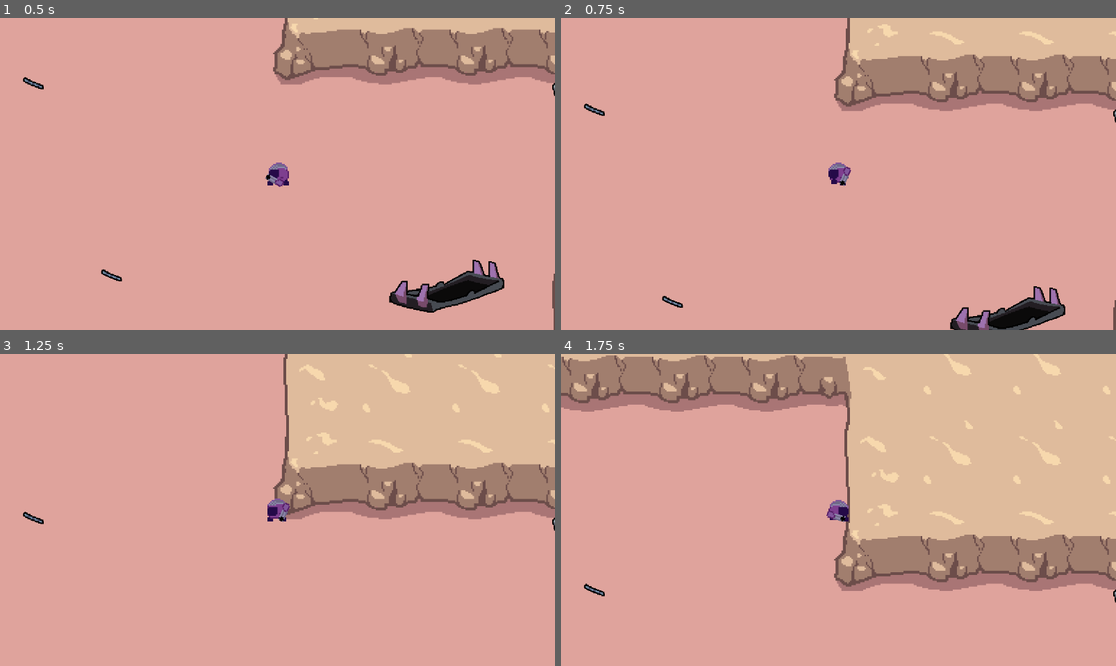
Above: before the commit, frames 1-4 (two rows, left to right).
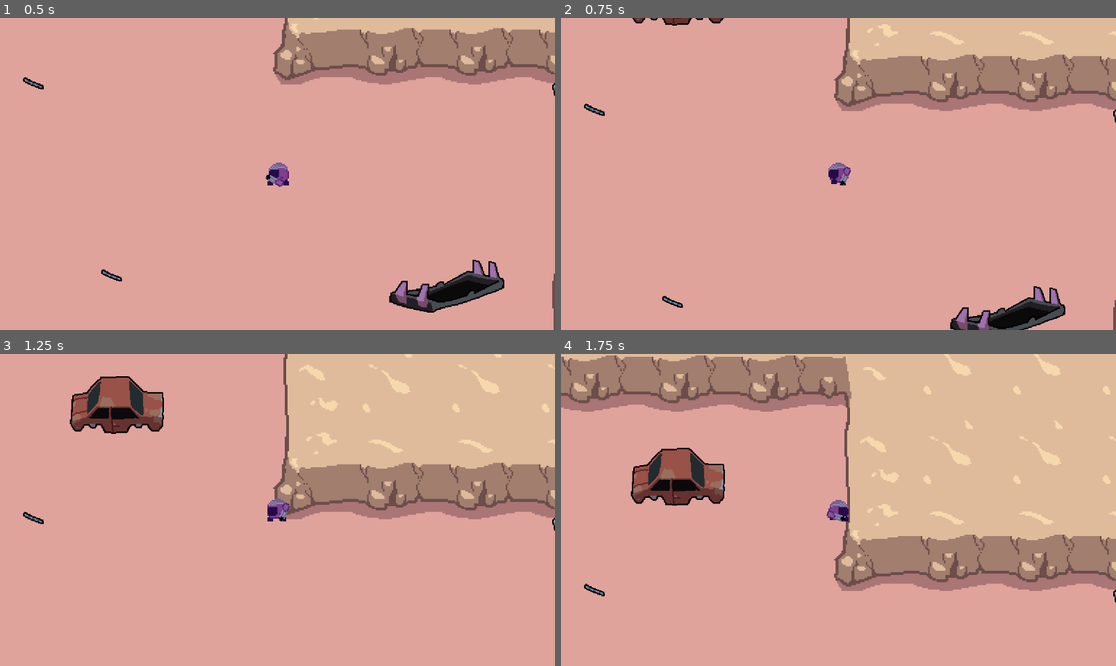
Above: after the commit, the same moments.

Repository: JeppeLindberg/goedware_game_jam_14_everything_is_a_resource
Game: Godot game, scene res://scenes/main.tscn
The game is run twice, just before and just after one commit, with the same random seed, the same clock (stepped at 60 frames per second) and the same inputs.
Inputs (mouse positions are in pixels of both pictures, inside the frame that each line leads up to):
- Up to frame 1 (0.5 s): no input
- Up to frame 2 (0.75 s): tap Enter at 0.5 s; move the mouse to (810, 236) at 0.52 s; press the mouse at (810, 236) at 0.53 s; hold W (move_up) from 0.53 s (still down)
- Up to frame 3 (1.25 s): keep holding W (move_up)
- Up to frame 4 (1.75 s): keep holding W (move_up); move the mouse to (1005, 556) at 1.27 s; release the mouse at (1005, 556) at 1.28 s; click (1005, 556) at 1.35 s

Frame 1 is identical in both runs. In frame 2, 0.2% of the frame differs, in the area x 12-30%, y 0-3%; in frame 3, 2.4%, in the area x 12-30%, y 7-26%; in frame 4, 2.4%.

Commit message:
Added destructible object template
Added a destructible object template using resources. This resource allows for health, textures, and collision shapes for objects that are destroyed by the player.

Diff:
--- /dev/null
+++ b/car.tscn
@@ -0,0 +1,15 @@
+[gd_scene load_steps=4 format=3 uid="uid://cd06n8hrs0sgp"]
+
+[ext_resource type="Script" uid="uid://djuhnwy5llkn4" path="res://object.gd" id="1_l2ofb"]
+[ext_resource type="Resource" uid="uid://chnj7aomn6p5s" path="res://resources/old_car.tres" id="2_uoj53"]
+
+[sub_resource type="RectangleShape2D" id="RectangleShape2D_rfk7t"]
+
+[node name="Car" type="StaticBody2D" groups=["Destructible"]]
+script = ExtResource("1_l2ofb")
+object_data = ExtResource("2_uoj53")
+
+[node name="Sprite2D" type="Sprite2D" parent="."]
+
+[node name="CollisionShape2D" type="CollisionShape2D" parent="."]
+shape = SubResource("RectangleShape2D_rfk7t")
--- /dev/null
+++ b/object.gd
@@ -0,0 +1,21 @@
+extends StaticBody2D
+
+@export var object_data : DestructibleObjectResource
+var local_data : DestructibleObjectResource
+@onready var sprite_2d: Sprite2D = $Sprite2D
+@onready var collision_shape_2d: CollisionShape2D = $CollisionShape2D
+
+# Called when the node enters the scene tree for the first time.
+func _ready() -> void:
+	local_data = object_data.duplicate()
+	sprite_2d.texture = local_data.sprite
+	sprite_2d.scale = local_data.sprite_scale
+	collision_shape_2d.shape.size = local_data.collision_size
+
+func hp_drain() -> void:
+	if local_data.health > 0:
+		local_data.health -= 5
+		#flash object red?
+	else:
+		#spawn explosion?
+		queue_free()
--- a/prefabs/shot.tscn
+++ b/prefabs/shot.tscn
@@ -19,3 +19,5 @@
 
 [node name="shape" type="CollisionShape2D" parent="."]
 shape = SubResource("CircleShape2D_tipki")
+
+[connection signal="body_entered" from="." to="." method="_on_body_entered"]
--- a/project.godot
+++ b/project.godot
@@ -14,6 +14,10 @@
 run/main_scene="uid://bv0t6xv8q4vuy"
 config/features=PackedStringArray("4.4", "GL Compatibility")
 config/icon="res://icon.svg"
+
+[global_group]
+
+Destructible="Objects that can be Destroyed"
 
 [input]
 
@@ -49,5 +53,6 @@
 
 [rendering]
 
+textures/canvas_textures/default_texture_filter=0
 renderer/rendering_method="gl_compatibility"
 renderer/rendering_method.mobile="gl_compatibility"
--- /dev/null
+++ b/resources/destructible_object_resource.gd
@@ -0,0 +1,7 @@
+class_name DestructibleObjectResource
+extends Resource
+
+@export var health : int
+@export var sprite : Texture
+@export var collision_size : Vector2
+@export var sprite_scale : Vector2 = Vector2(1.0, 1.0)
--- /dev/null
+++ b/resources/old_car.tres
@@ -0,0 +1,12 @@
+[gd_resource type="Resource" script_class="DestructibleObjectResource" load_steps=3 format=3 uid="uid://chnj7aomn6p5s"]
+
+[ext_resource type="Script" uid="uid://t8vsjcamwmlw" path="res://resources/destructible_object_resource.gd" id="1_jm5cf"]
+[ext_resource type="Texture2D" uid="uid://qifbkfheurt" path="res://sprites/large_debris_1.png" id="2_av0ci"]
+
+[resource]
+script = ExtResource("1_jm5cf")
+health = 50
+sprite = ExtResource("2_av0ci")
+collision_size = Vector2(50, 30)
+sprite_scale = Vector2(0.5, 0.5)
+metadata/_custom_type_script = "uid://t8vsjcamwmlw"
--- a/scenes/main.tscn
+++ b/scenes/main.tscn
@@ -14,6 +14,7 @@
 [ext_resource type="Script" uid="uid://b6a71nkjowvsy" path="res://scripts/debug_spawner.gd" id="10_choun"]
 [ext_resource type="PackedScene" uid="uid://cfok781k1dich" path="res://prefabs/debug_spawn.tscn" id="11_ya4ey"]
 [ext_resource type="Texture2D" uid="uid://cmqmwyrb0qeka" path="res://sprite_frames/tilemap_atlas.tres" id="13_trceg"]
+[ext_resource type="PackedScene" uid="uid://cd06n8hrs0sgp" path="res://car.tscn" id="15_jkv2x"]
 
 [sub_resource type="TileSetAtlasSource" id="TileSetAtlasSource_trceg"]
 texture = ExtResource("13_trceg")
@@ -94,7 +95,6 @@
 tile_set = SubResource("TileSet_eb6dy")
 
 [node name="static" type="Node2D" parent="."]
-visible = false
 
 [node name="wall" type="StaticBody2D" parent="static"]
 position = Vector2(189, 18)
@@ -135,6 +135,9 @@
 
 [node name="shape" type="CollisionPolygon2D" parent="static/wall5"]
 polygon = PackedVector2Array(-54, -49, 83, -50, 83, 114, -57, 112)
+
+[node name="Car" parent="." instance=ExtResource("15_jkv2x")]
+position = Vector2(337, 107)
 
 [node name="world" type="Node2D" parent="."]
 
--- a/scripts/debug_spawn.gd
+++ b/scripts/debug_spawn.gd
@@ -4,9 +4,9 @@
 @onready var main = get_node('/root/main')
 
 func _ready() -> void:
-    start_time = main.seconds()
+	start_time = main.seconds()
 
 func _process(_delta: float) -> void:
-    var elapsed_time = main.seconds() - start_time
-    if elapsed_time > 1.0:
-        queue_free()
+	var elapsed_time = main.seconds() - start_time
+	if elapsed_time > 1.0:
+		queue_free()
--- a/scripts/shot.gd
+++ b/scripts/shot.gd
@@ -6,11 +6,12 @@
 
 var drop_children = []
 
+
+
 func _integrate_forces(state: PhysicsDirectBodyState2D) -> void:
 	for i in range(state.get_contact_count()):
 		var collision_point = state.get_contact_collider_position(i)
 		debug_spawner.spawn(collision_point)
-
 		var debris_children = main.get_children_in_group(self, 'debris')
 		var children_to_drop = int(len(debris_children)/2.0) + 1
 		for j in range(len(debris_children)):
@@ -27,3 +28,8 @@
 		if len(main.get_children_in_group(self, 'debris')) <= 0:
 			queue_free()
 			return
+
+
+func _on_body_entered(body: Node) -> void:
+	if body.is_in_group("Destructible"):
+		body.hp_drain()
Not shown, added: object.gd.uid
Not shown, added: resources/destructible_object_resource.gd.uid
Not shown: 1 places in scenes/main.tscn that only renumber resources
